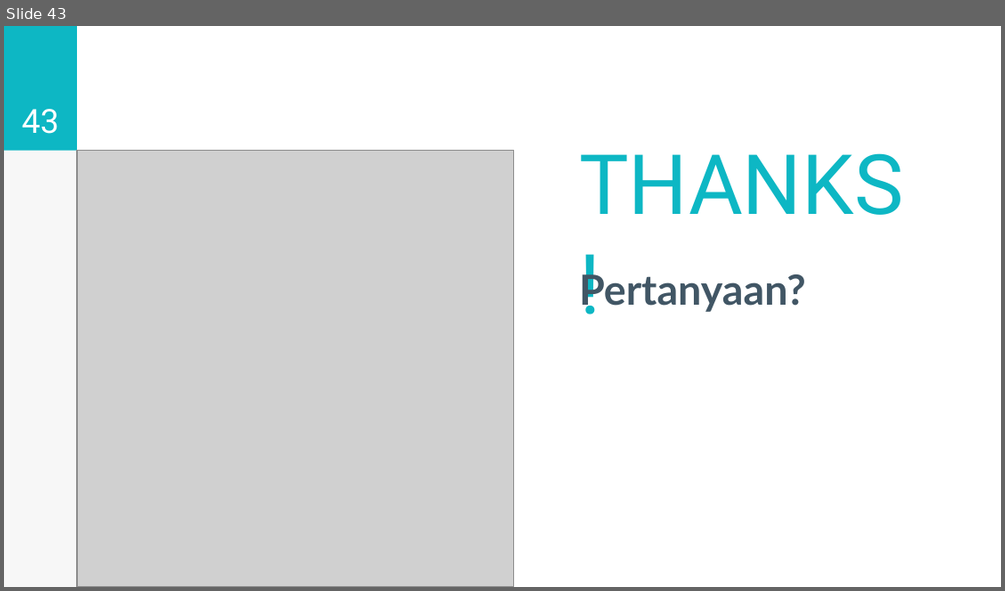
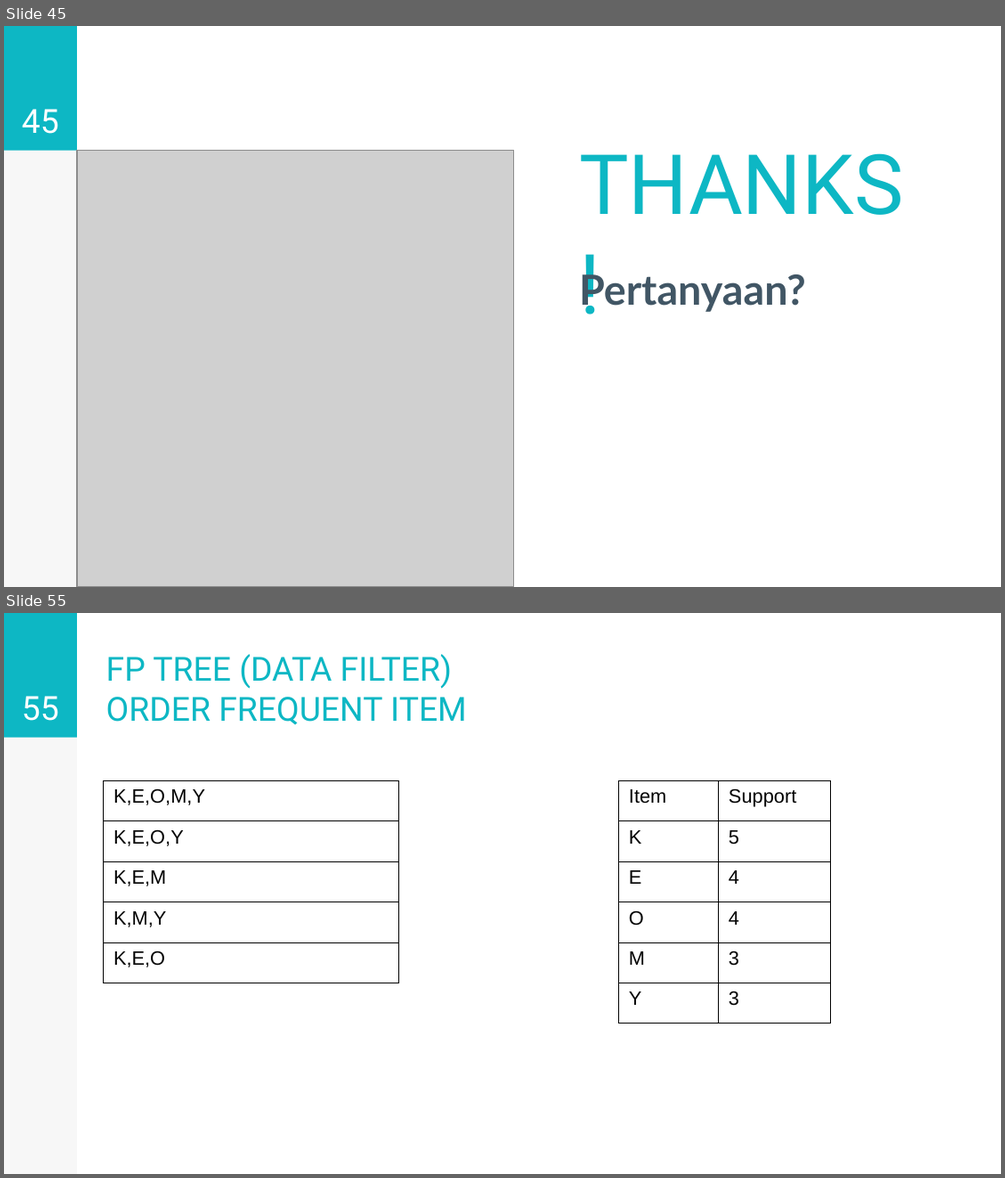
Before and after one commit to kevinfachreza/TugasAkhir, a slide deck: PPT/5114100128-v1.0.pptx. Shown one above the other, each under a label of ours: slide 43 before the commit, slides 45 and 55 after it; the slides between them are not shown. The pictures are 1005x591 and 1005x1178 pixels, drawn with LibreOffice and Linux fonts; fonts in the diff are those of the drawing; grey boxes stand for pictures. Boxes give left, top, right and bottom in pixels: in the first picture for what was removed or moved away, otherwise in the second. Text is boxed around its words. In the diff, an @@ line names an element or a change of style, - is before the commit and + after.

```diff
--- a/PPT/5114100128-v1.0.pptx
+++ b/PPT/5114100128-v1.0.pptx
@@ slide 55 added at box(4, 613, 1001, 1174), background #FFFFFF; not listed: 2 template elements that a slide beside it also shows @@
@@ title added at box(106, 654, 467, 724), 24 pt, text #0DB7C4 @@
+FP TREE (DATA FILTER)
+ORDER FREQUENT ITEM
@@ page number added at box(22, 696, 59, 721), 24 pt, text #FFFFFF @@
+55
@@ table added at box(104, 780, 399, 983), 5 rows, 1 columns @@
+K,E,O,M,Y
+K,E,O,Y
+K,E,M
+K,M,Y
+K,E,O
@@ table added at box(619, 780, 830, 1022), 6 rows, 2 columns @@
+Item | Support
+K | 5
+E | 4
+O | 4
+M | 3
+Y | 3
@@ what was slide 43 is now slide 45 @@
@@ page number at box(22, 109, 59, 134): text changed @@
-43
+45
```
Also in this commit, not shown: 17 slides changed, 35 other slides added, 11 other files.
